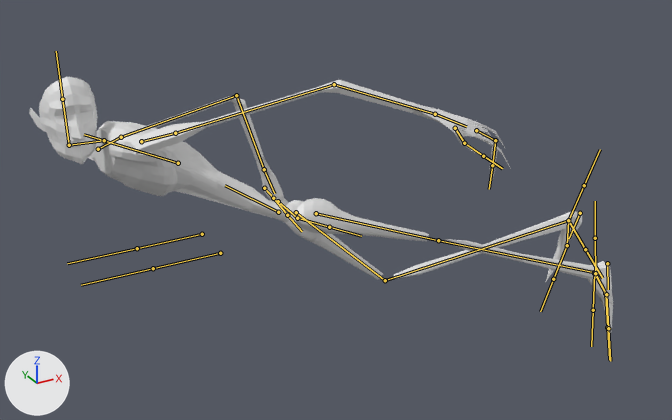
The FBX model Assets/02 Game Assets/Characters/BlenderAndAnimator/DefaultPlayer.fbx as it was, and as the next commit left it.
Rendered twice from a 50 mm lens placed at (-6.02, -8.24, 7.97), pointed at (-0.64, 1.56, 3.08). The lights are fixed; the arrows at lower left show +X, +Y and +Z. Both versions are drawn at frame 20 of the action 'Armature|Dash Right'; the numbers are the values there. The bones that bend it are drawn over the model as lines.

The first picture shows 'Head', 'Left Arm', 'Left Foot', 'Leg', 'Right Arm', 'Right Foot', 'Torso'.
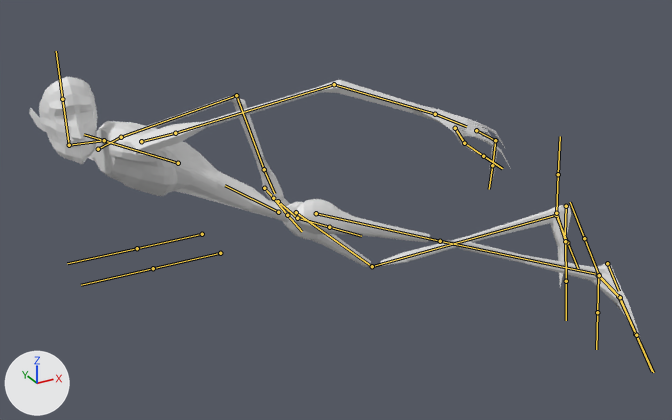
Edits to the bpy script that builds the scene:
```text
Change bone_leg_l:
    where bone_leg_l = bpy.data.objects['Armature'].pose.bones['Leg.L']  # child of 'Belly'
    bone_leg_l.rotation_quaternion: (0.988, -0.078, 0.088, 0.103) -> (0.989, -0.069, 0.077, 0.102)  # degrees (-8, 11, 11) -> degrees (-7, 10, 11)
Change bone_leg_r:
    where bone_leg_r = bpy.data.objects['Armature'].pose.bones['Leg.R']  # child of 'Belly'
    bone_leg_r.rotation_quaternion: (0.987, -0.148, 0.017, -0.063) -> (0.965, -0.225, 0.121, -0.052)  # degrees (-17, 1, -7) -> degrees (-27, 12, -9)
Change bone_legcontrol_l:
    where bone_legcontrol_l = bpy.data.objects['Armature'].pose.bones['LegControl.L']
    bone_legcontrol_l.rotation_quaternion: (0.478, 0.485, 0.564, 0.466) -> (0.588, 0.345, 0.666, 0.304)  # degrees (96, 5, 94) -> degrees (99, 35, 95)
Change bone_legcontrol_r:
    where bone_legcontrol_r = bpy.data.objects['Armature'].pose.bones['LegControl.R']
    bone_legcontrol_r.location: (3.64, -1.2, -2.28) -> (3.64, -1.5, -2.27)
    bone_legcontrol_r.rotation_quaternion: (0.526, 0.453, 0.408, 0.593) -> (0.626, 0.302, 0.547, 0.467)  # degrees (75, -6, 92) -> degrees (76, 24, 92)
```

What differs and where, as boxes [x1, y1, x2, y2] in the pictures (672 x 420 px):
'Leg', posed (17% shorter)
    before: [285, 198, 429, 280]
    after: [283, 199, 430, 267]
'Right Foot', posed (17% taller)
    before: [394, 211, 583, 281]
    after: [381, 205, 571, 287]
'Left Foot', posed (15% wider)
    before: [442, 239, 613, 336]
    after: [444, 240, 641, 341]
bone 'Leg.L', root to tip
    before: (316, 213) to (438, 240)
    after: (316, 213) to (440, 241)
bone 'Leg.R', root to tip
    before: (296, 212) to (385, 280)
    after: (296, 212) to (372, 266)
bone 'LegControl.L', root to tip
    before: (607, 263) to (608, 289)
    after: (607, 263) to (619, 291)
bone 'LegControl.R', root to tip
    before: (580, 213) to (569, 238)
    after: (566, 206) to (565, 234)
